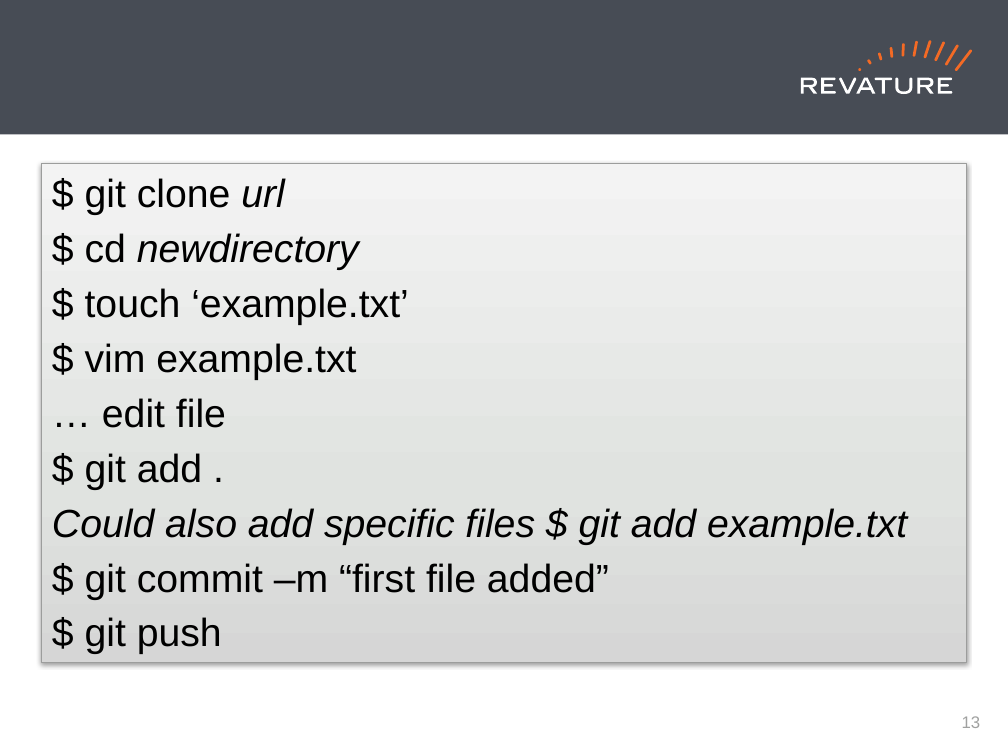
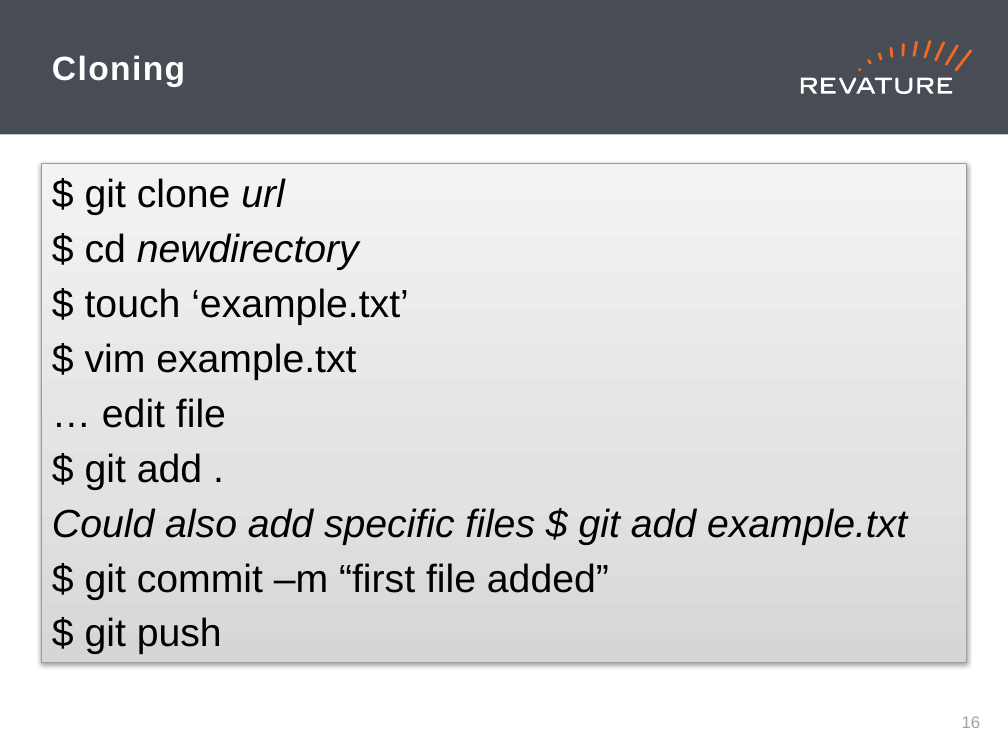
Before and after one commit to cynthia-enciso/RAP-210830, a slide deck: slide 17 of PPTs/day-1.pptx (slide 14 before the commit). Drawn at 1008x756 pixels with LibreOffice and Linux fonts; fonts in the diff are those of the drawing. Boxes give left, top, right and bottom in pixels: in the first picture for what was removed or moved away, otherwise in the second. Text is boxed around its words. In the diff, an @@ line names an element or a change of style, - is before the commit and + after.

```diff
--- a/PPTs/day-1.pptx
+++ b/PPTs/day-1.pptx
@@ title added at (52, 55, 185, 87), 24 pt, text #FFFFFF, bold @@
+Cloning
@@ page number at (962, 716, 981, 728): text changed @@
-13
+16
```
Also in this commit, not shown: 3 other slides changed, 3 slides added.
